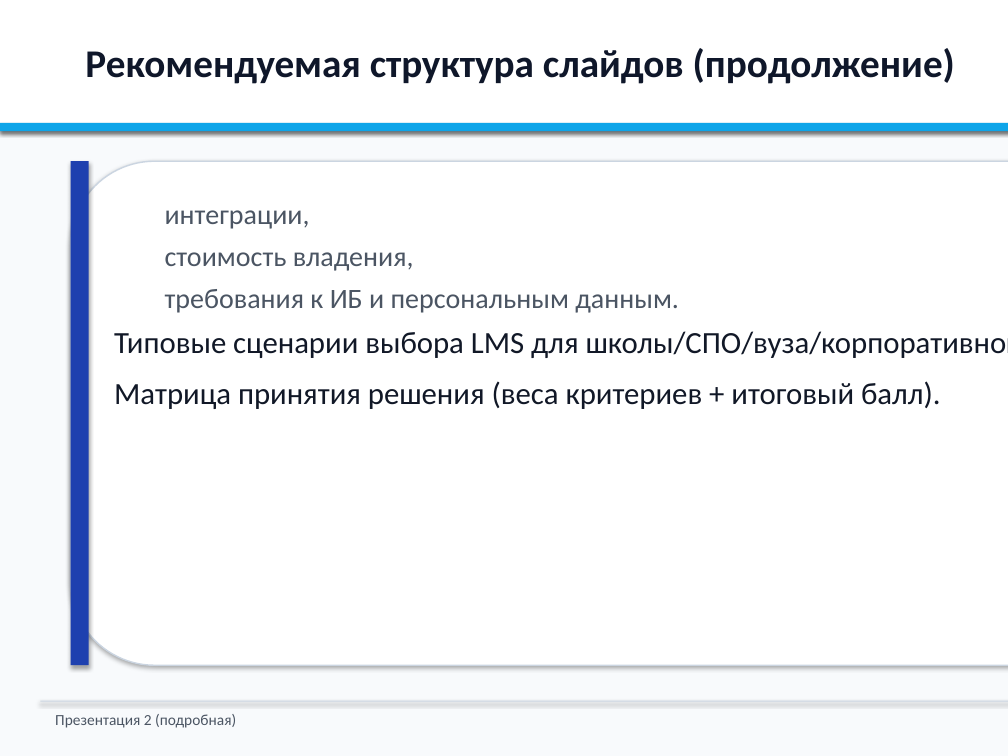
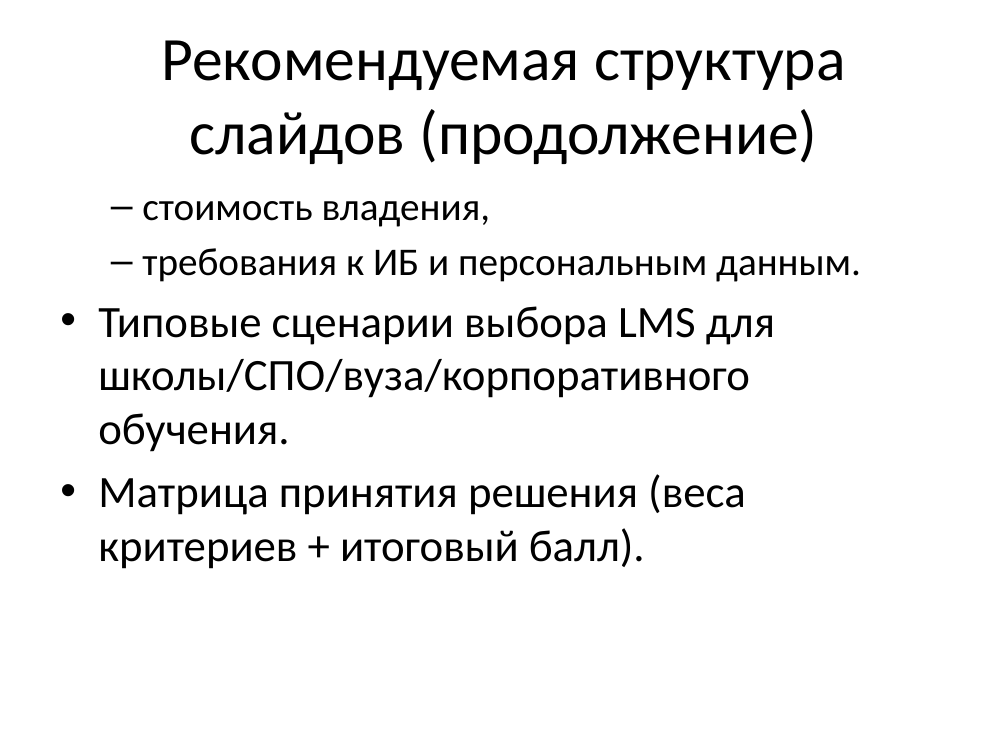
Before and after one commit to NastyaKL95/lms, a slide deck: slide 14 of presentation-topic-2-detailed.pptx. Drawn at 1008x756 pixels with LibreOffice and Linux fonts; fonts in the diff are those of the drawing. Boxes give left, top, right and bottom in pixels: in the first picture for what was removed or moved away, otherwise in the second. Text is boxed around its words. In the diff, an @@ line names an element or a change of style, - is before the commit and + after.

```diff
--- a/presentation-topic-2-detailed.pptx
+++ b/presentation-topic-2-detailed.pptx
@@ background #F8FAFC to #FFFFFF @@
@@ rectangle removed at [0, 0, 1008, 131] @@
@@ title "Рекомендуемая структура слайдов (продолжение)": place and size @@
-title "Рекомендуемая структура слайдов (продолжение)" at [85, 48, 955, 84]
+title "Рекомендуемая структура слайдов (продолжение)" at [161, 40, 846, 164]
@@ title "Рекомендуемая структура слайдов (продолжение)" at [161, 40, 846, 164]: size 28 to 44 pt, text colour #0F172A to #000000, bold off; alignment left to centre; vertical alignment top to middle @@
@@ rectangle removed at [0, 123, 1008, 131] @@
@@ text "стоимость владения,": place and size @@
-text "стоимость владения," at [114, 210, 1008, 409]
+text "стоимость владения," at [98, 201, 861, 569]
@@ text "стоимость владения," at [98, 201, 861, 569]: size 20 to 28 pt, text colour #4B5563 to #000000 in "стоимость владения,", "требования к ИБ и персональным данным."; size 22 to 32 pt, text colour #111827 to #000000 in "Типовые сценарии выбора LMS для школы/СПО/вуза/корпоративног ...", "Матрица принятия решения (веса критериев + итоговый ..."; bullet none to –; bullet none to •; less space between paragraphs @@
@@ rounded rectangle removed at [71, 161, 1008, 665] @@
@@ rectangle removed at [71, 161, 89, 665] @@
@@ text at [165, 210, 310, 229]: paragraph removed @@
-  интеграции,
@@ rectangle removed at [40, 701, 1008, 702] @@
@@ text removed at [55, 714, 236, 728] @@
-Презентация 2 (подробная)
```
Also in this commit, not shown: 26 other slides changed, 1 slide added, 1 slide removed, 2 other files.
